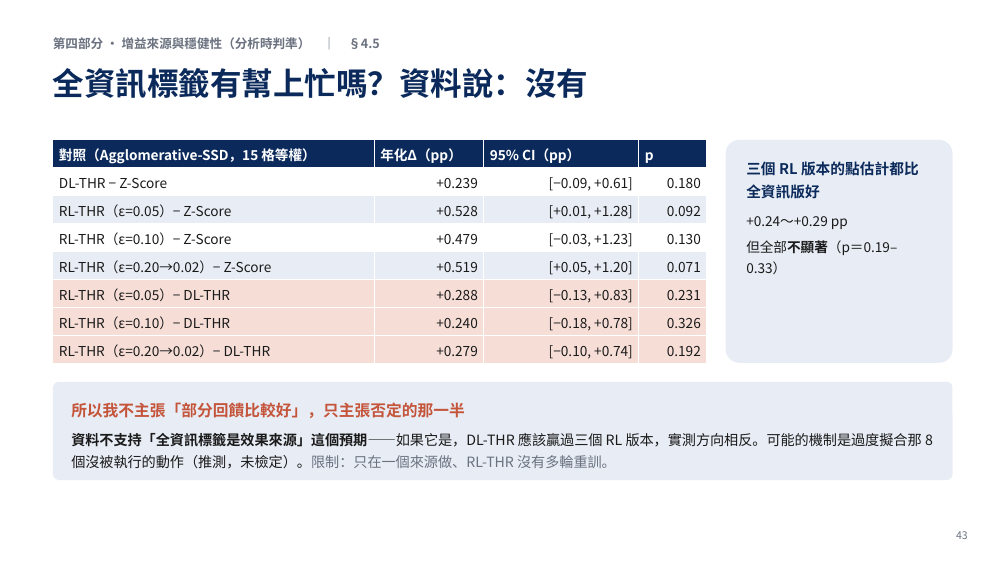
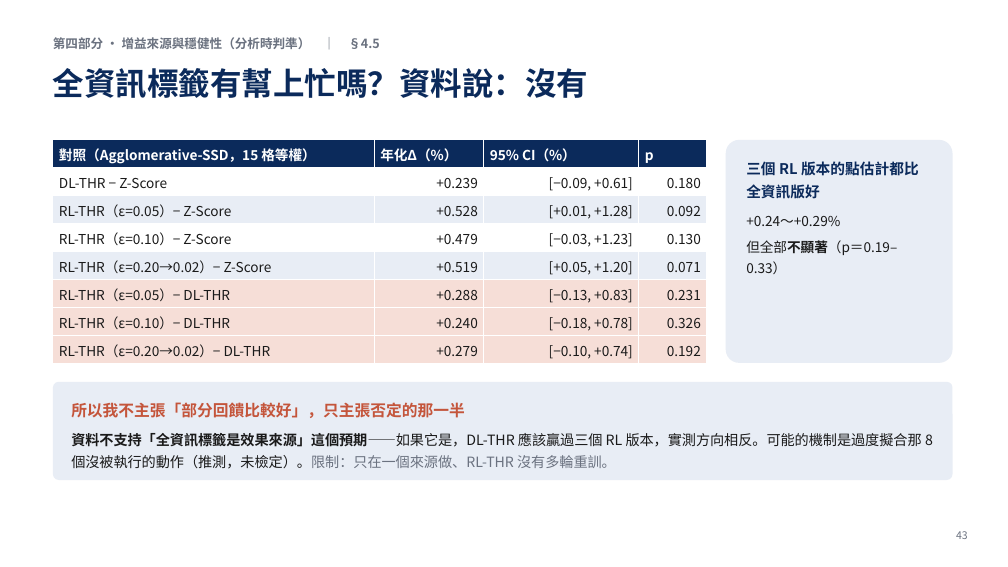
Before and after one commit to LerajieAsta/pairtrade_trainingproject, a slide deck: slide 43 of thesis/1150922_60min.pptx. Drawn at 1008x567 pixels with LibreOffice and Linux fonts; fonts in the diff are those of the drawing. Boxes give left, top, right and bottom in pixels: in the first picture for what was removed or moved away, otherwise in the second. Text is boxed around its words. In the diff, an @@ line names an element or a change of style, - is before the commit and + after.

```diff
--- a/thesis/1150922_60min.pptx
+++ b/thesis/1150922_60min.pptx
@@ table at bbox=[53, 140, 707, 364] @@
-row 1, column 2: 年化Δ（pp）
+row 1, column 2: 年化Δ（%）
-row 1, column 3: 95% CI（pp）
+row 1, column 3: 95% CI（%）
@@ text in rounded rectangle at bbox=[746, 216, 840, 226]: text changed @@
-+0.24～+0.29 pp
++0.24～+0.29%
```
Also in this commit, not shown: 9 other slides changed, 12 other files.
